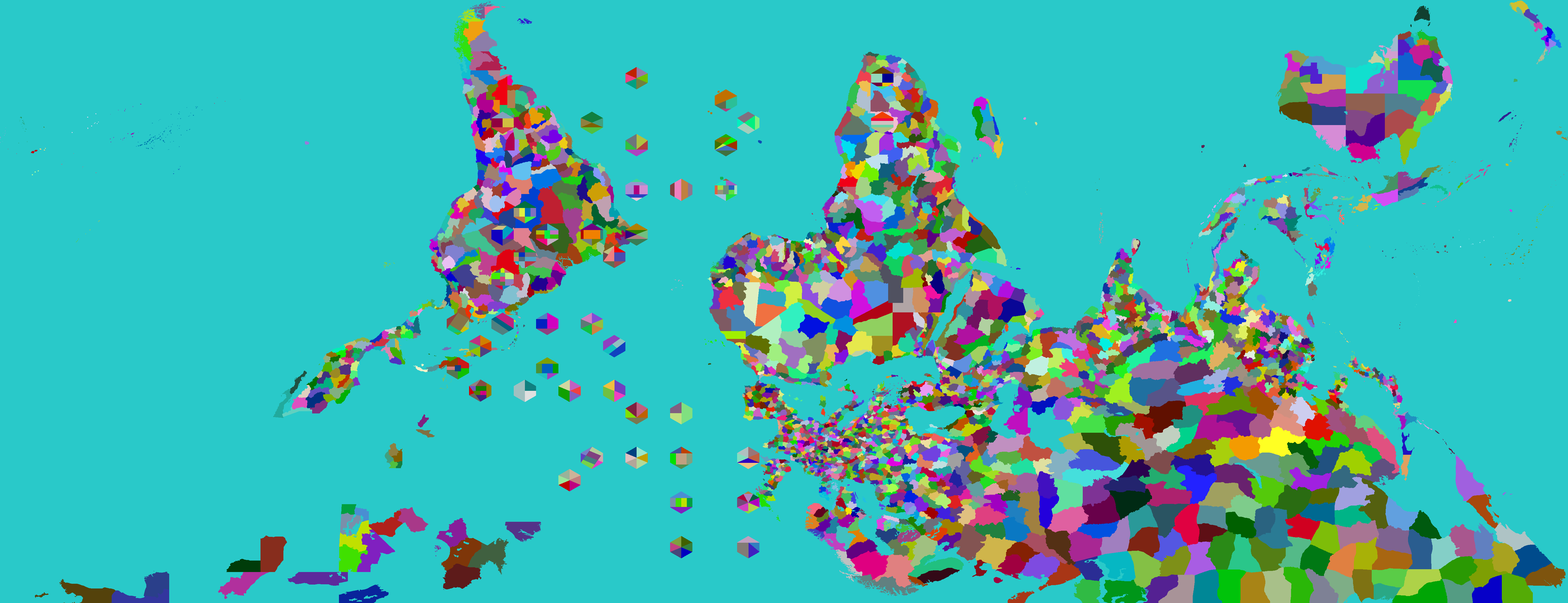
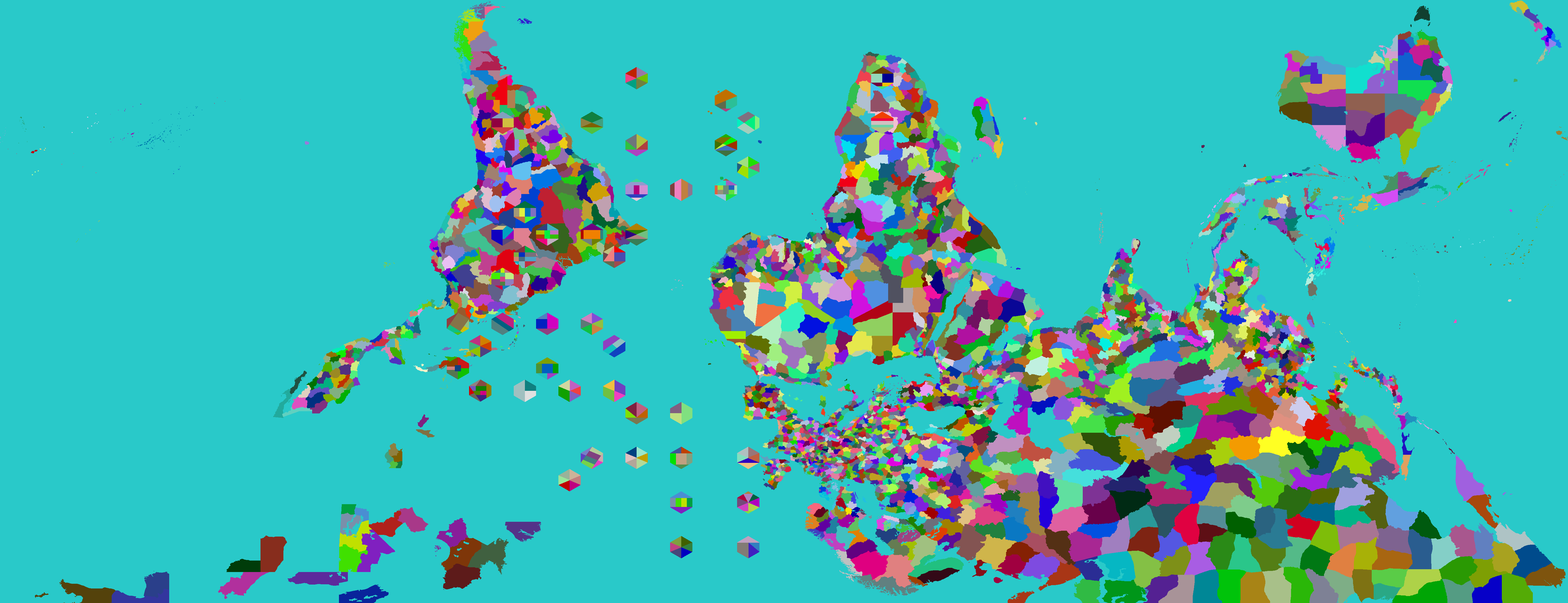
Two versions of the same layered image (1568px x 603px). Layer-by-layer changes:
painted on "Provinces" over [left=737, top=156, right=781, bottom=522]
